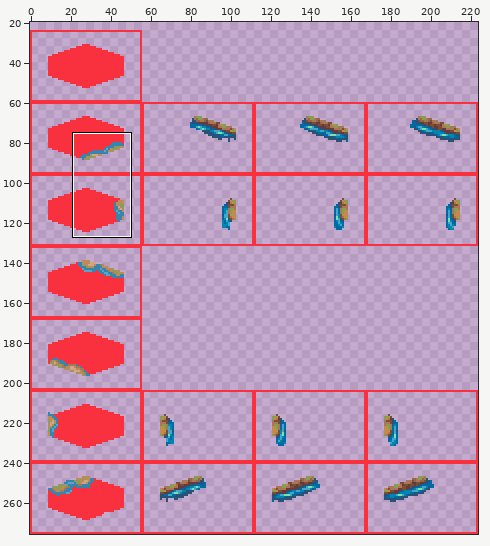
Sprite sheet: public/assets/water-underlay-transitions.png. Above, an overview of the earlier version with the close-up marked.
Close-up. Before:
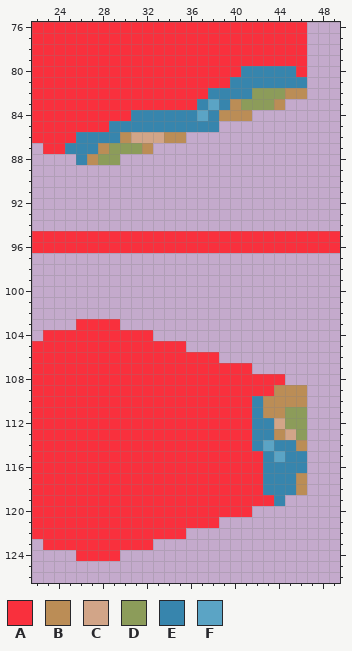
The file is 224x276 pixels. Shown: x 22..49, y 76..126. The wide view leaves out empty margins. The commit also changed other parts of the picture, which this record leaves out.
Palette (. is transparent): A #f9303d  B #bb8d56  C #d2a588  D #8c9c5a  E #3785ad  F #5ba4c5
Pixels before, first column x 22:
 76 AAAAAAAAAAAAAAAAAAAAAAAAA...
 77 AAAAAAAAAAAAAAAAAAAAAAAAA...
 78 AAAAAAAAAAAAAAAAAAAAAAAAA...
 79 AAAAAAAAAAAAAAAAAAAAAAAAA...
 80 AAAAAAAAAAAAAAAAAAAEEEEEA...
 81 AAAAAAAAAAAAAAAAAAEEEEEEE...
 82 AAAAAAAAAAAAAAAAEEEEDDDBB...
 83 AAAAAAAAAAAAAAAEFEBDDDB.....
 84 AAAAAAAAAEEEEEEFEBBB........
 85 AAAAAAAEEEEEEEEEE...........
 86 AAAAEEEEBCCCBB..............
 87 .AAEEEBDDDB.................
 88 ....EBDD....................
 89 ............................
 90 ............................
 91 ............................
 92 ............................
 93 ............................
 94 ............................
 95 AAAAAAAAAAAAAAAAAAAAAAAAAAAA
 96 AAAAAAAAAAAAAAAAAAAAAAAAAAAA
 97 ............................
 98 ............................
 99 ............................
100 ............................
101 ............................
102 ............................
103 ....AAAA....................
104 .AAAAAAAAAA.................
105 AAAAAAAAAAAAAA..............
106 AAAAAAAAAAAAAAAAA...........
107 AAAAAAAAAAAAAAAAAAAA........
108 AAAAAAAAAAAAAAAAAAAAAAA.....
109 AAAAAAAAAAAAAAAAAAAAAABBB...
110 AAAAAAAAAAAAAAAAAAAAEBBBB...
111 AAAAAAAAAAAAAAAAAAAAEBBDD...
112 AAAAAAAAAAAAAAAAAAAAEECDD...
113 AAAAAAAAAAAAAAAAAAAAEEBCD...
114 AAAAAAAAAAAAAAAAAAAAEFEEB...
115 AAAAAAAAAAAAAAAAAAAAAEFEE...
116 AAAAAAAAAAAAAAAAAAAAAEEEE...
117 AAAAAAAAAAAAAAAAAAAAAEEEB...
118 AAAAAAAAAAAAAAAAAAAAAEEEB...
119 AAAAAAAAAAAAAAAAAAAAAAE.....
120 AAAAAAAAAAAAAAAAAAAA........
121 AAAAAAAAAAAAAAAAA...........
122 AAAAAAAAAAAAAA..............
123 .AAAAAAAAAA.................
124 ....AAAA....................
The same view after the edit:
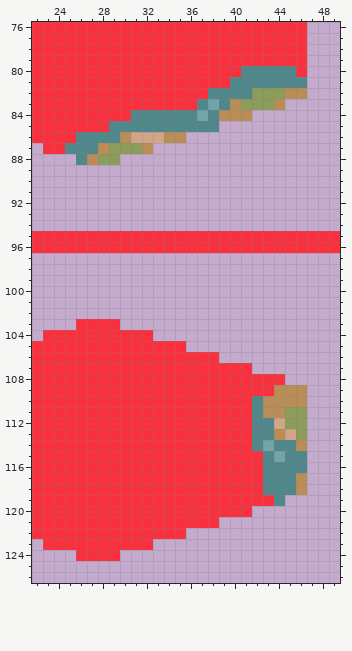
Changes in this commit:
{"colour":"E","old":"#3785ad","new":"#4f878b"}
{"colour":"F","old":"#5ba4c5","new":"#73a4ab"}
{"label":"changed","picture_box":[65,66,307,165]}
{"label":"changed","picture_box":[252,396,307,506]}
